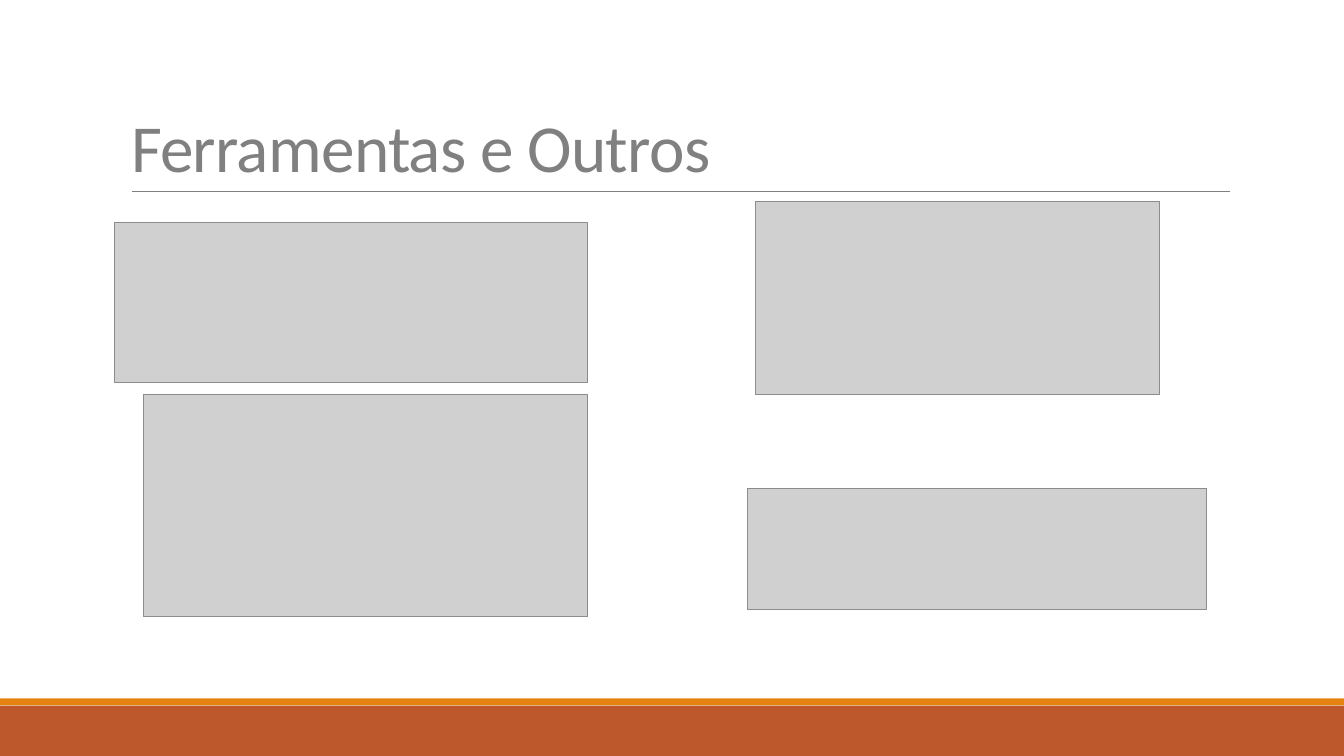
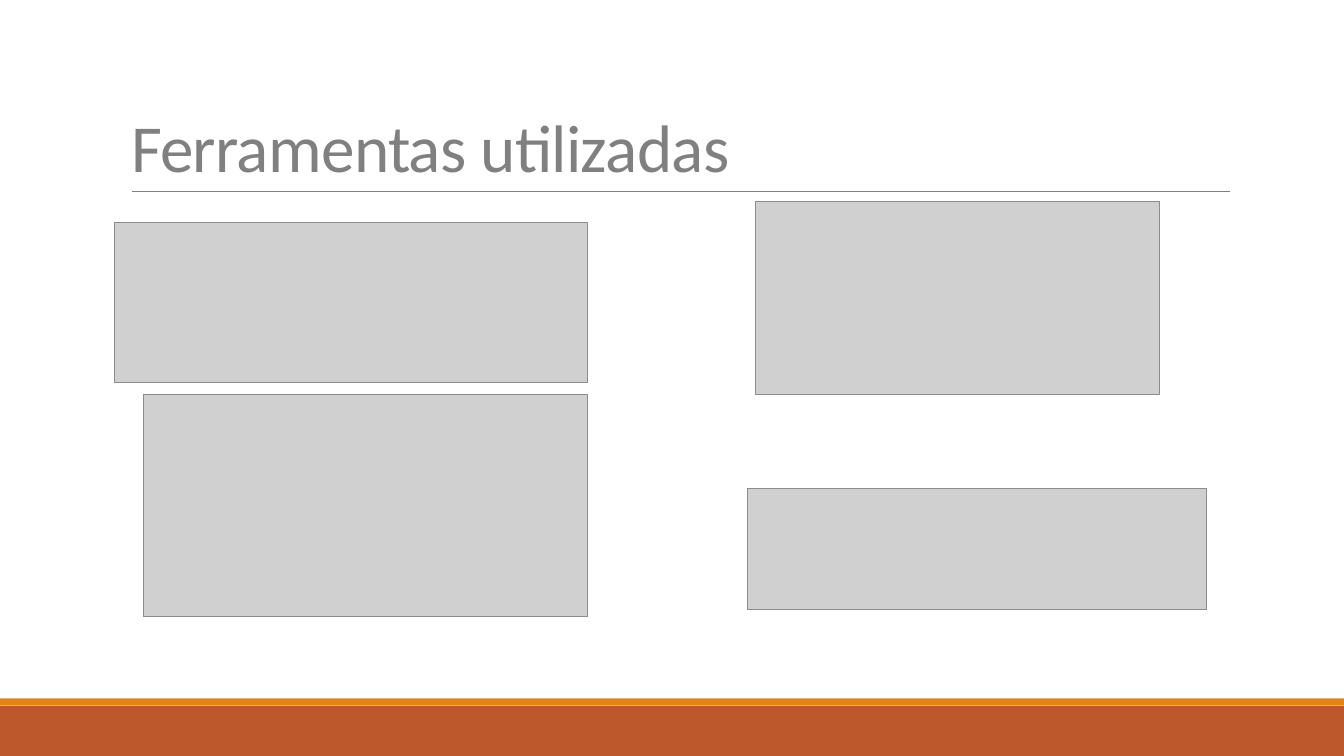
Before and after one commit to diisnc/Dialog_Agent_1819, a slide deck: slide 9 of Report/presentation.pptx. Drawn at 1344x756 pixels with LibreOffice and Linux fonts; fonts in the diff are those of the drawing; grey boxes stand for pictures. Boxes give left, top, right and bottom in pixels: in the first picture for what was removed or moved away, otherwise in the second. Text is boxed around its words. In the diff, an @@ line names an element or a change of style, - is before the commit and + after.

```diff
--- a/Report/presentation.pptx
+++ b/Report/presentation.pptx
@@ title at (131, 125, 729, 173): text changed @@
-Ferramentas e Outros
+Ferramentas utilizadas
```
Also in this commit, not shown: 9 other slides changed, 1 other file.
